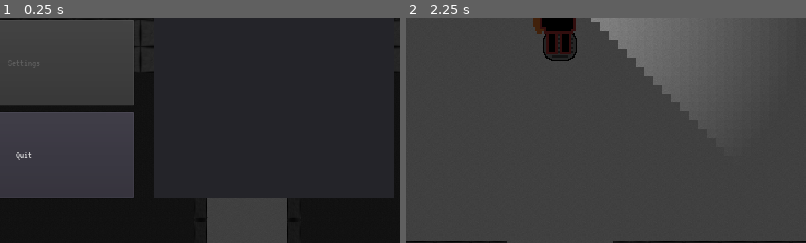
Above: before the commit, frames 1-2 (left to right).
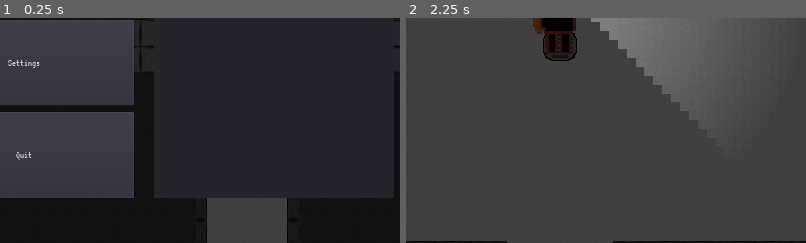
Above: after the commit, the same moments.

Repository: craftablescience/GithubGameOff2020
Game: Godot game, scene res://scenes/Main.tscn
The game is run twice, just before and just after one commit, with the same random seed, the same clock (stepped at 60 frames per second) and the same inputs. Video files are missing from this copy of the repository; at most half a second of black plays in their place.
Inputs:
- Up to frame 1 (0.25 s): no input
- Up to frame 2 (2.25 s): click "Play" at 0.5 s; click "Play" at 1.25 s; click "New Game" at 2 s
The pictures show only the part of the screen within x 31-81%, y 50-100%; the shares and areas given below are measured in that part.

The runs differ from the first frame. In frame 1, 0.1% of the frame differs, in the area x 2-10%, y 18-23%; in frame 2, nothing differs.

Commit message:
Add fullscreen

Diff:
--- a/scenes/menu/MainMenu.tscn
+++ b/scenes/menu/MainMenu.tscn
@@ -64,7 +64,6 @@
 margin_right = 528.0
 margin_bottom = 426.0
 size_flags_vertical = 3
-disabled = true
 text = "Settings"
 
 [node name="Quit" type="Button" parent="VBoxContainer"]
@@ -87,6 +86,7 @@
 }
 
 [node name="PlayBox" type="Panel" parent="ContextPanel"]
+visible = false
 anchor_right = 1.0
 anchor_bottom = 1.0
 
@@ -109,9 +109,19 @@
 text = "New Game"
 
 [node name="SettingsBox" type="Panel" parent="ContextPanel"]
-visible = false
 anchor_right = 1.0
 anchor_bottom = 1.0
+
+[node name="Fullscreen" type="CheckButton" parent="ContextPanel/SettingsBox"]
+anchor_left = 0.3
+anchor_top = 0.1
+anchor_right = 0.7
+anchor_bottom = 0.2
+text = "Fullscreen"
+align = 1
+__meta__ = {
+"_edit_use_anchors_": false
+}
 
 [node name="QuitBox" type="Panel" parent="ContextPanel"]
 visible = false
@@ -147,4 +157,5 @@
 [connection signal="pressed" from="VBoxContainer/Quit" to="ContextPanel" method="_on_Quit_pressed"]
 [connection signal="new_game" from="ContextPanel" to="." method="_on_ContextPanel_new_game"]
 [connection signal="pressed" from="ContextPanel/PlayBox/NewGame" to="ContextPanel" method="_on_NewGame_pressed"]
+[connection signal="toggled" from="ContextPanel/SettingsBox/Fullscreen" to="." method="_on_Fullscreen_toggled"]
 [connection signal="pressed" from="ContextPanel/QuitBox/QuitForReal" to="ContextPanel" method="_on_QuitForReal_pressed"]
--- a/scripts/menu/MainMenu.gd
+++ b/scripts/menu/MainMenu.gd
@@ -6,3 +6,6 @@
 
 func _on_ContextPanel_new_game() -> void:
 	self.emit_signal("new_game")
+
+func _on_Fullscreen_toggled(button_pressed: bool) -> void:
+	OS.window_fullscreen = button_pressed
